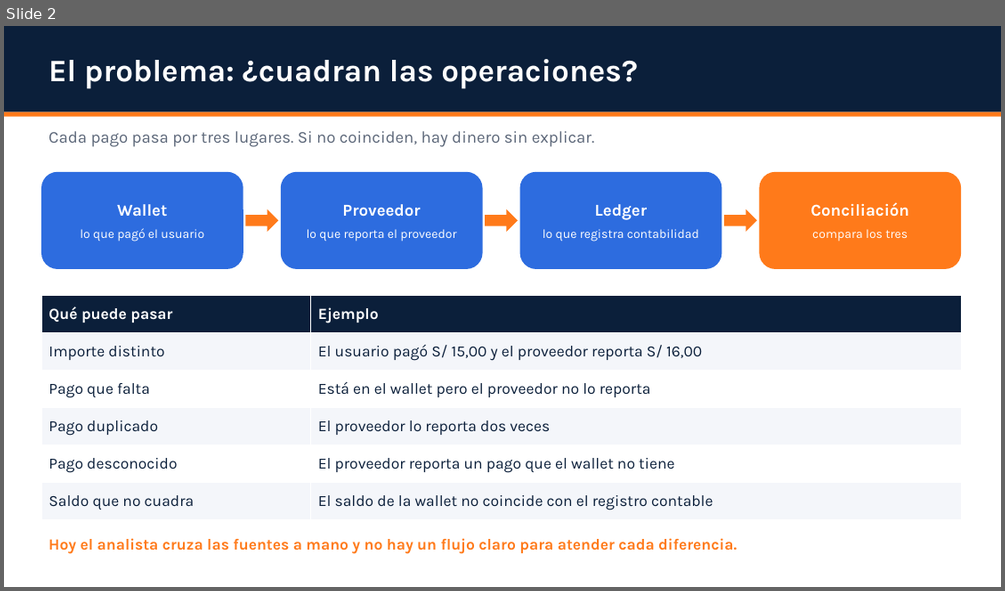
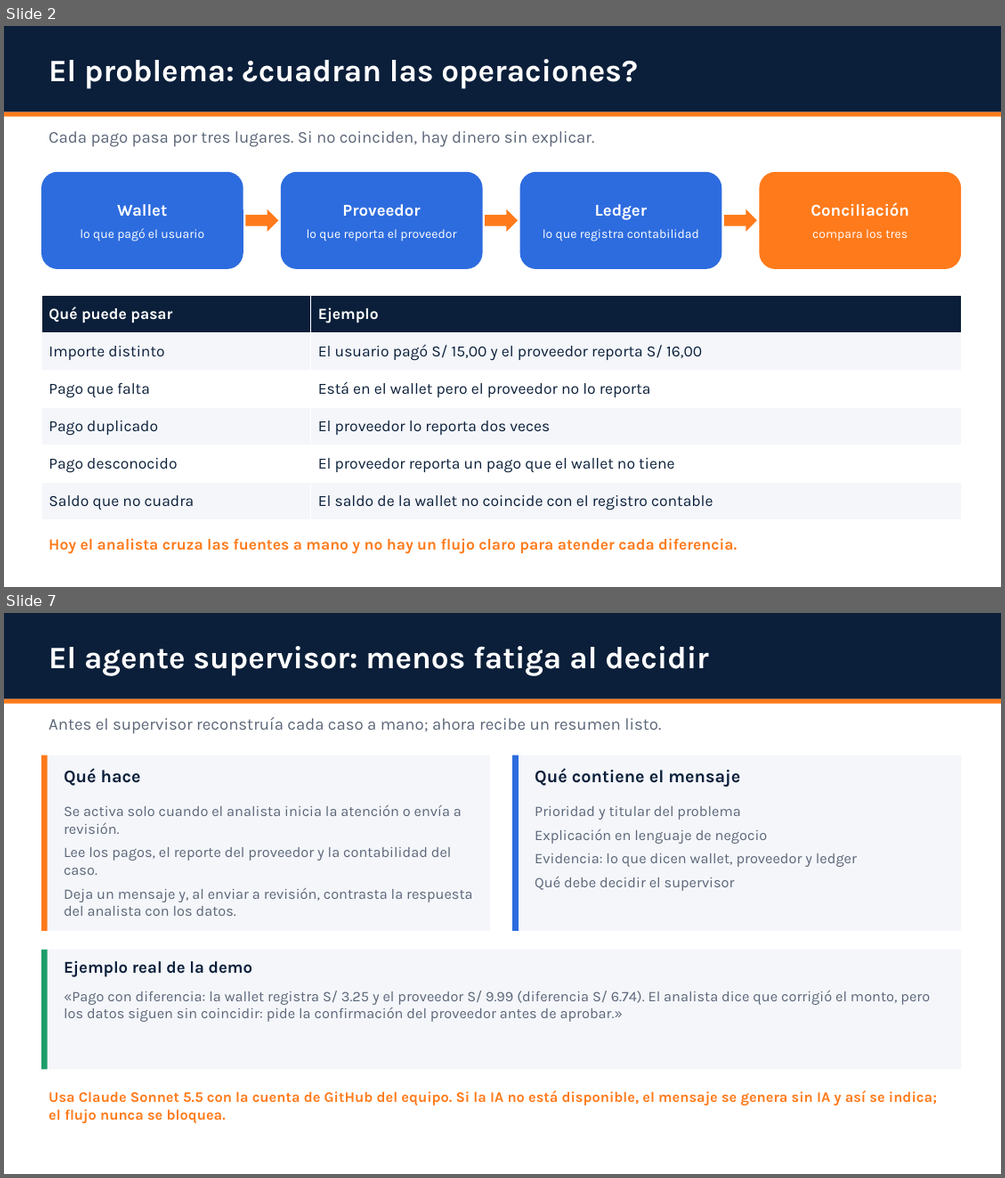
Before and after one commit to user-bcp-studentntt28/ai-labs, a slide deck: docs/Conciliacion-Presentacion.pptx. Shown one above the other, each under a label of ours: slide 2 before the commit, slides 2 and 7 after it; the slides between them are not shown. The pictures are 1005x591 and 1005x1178 pixels, drawn with LibreOffice and Linux fonts; fonts in the diff are those of the drawing. Boxes give left, top, right and bottom in pixels: in the first picture for what was removed or moved away, otherwise in the second. Text is boxed around its words. In the diff, an @@ line names an element or a change of style, - is before the commit and + after.

```diff
--- a/docs/Conciliacion-Presentacion.pptx
+++ b/docs/Conciliacion-Presentacion.pptx
@@ slide 7 added at (4, 613, 1001, 1174), background #FFFFFF @@
@@ rectangle added at (4, 613, 1001, 699), fill #0B1F3A @@
@@ text added at (48, 646, 709, 676), 30 pt, text #FFFFFF, bold @@
+El agente supervisor: menos fatiga al decidir
@@ rectangle added at (4, 699, 1001, 704), fill #FF7A1A @@
@@ text added at (48, 717, 661, 734), 16 pt, text #5B6678 @@
+Antes el supervisor reconstruía cada caso a mano; ahora recibe un resumen listo.
@@ rectangle added at (41, 755, 490, 931), fill #F4F6FA @@
@@ rectangle added at (41, 755, 48, 931), fill #FF7A1A @@
@@ text added at (64, 768, 141, 786), 17 pt, text #0B1F3A, bold @@
+Qué hace
@@ rectangle added at (512, 755, 961, 931), fill #F4F6FA @@
@@ rectangle added at (512, 755, 518, 931), fill #2D6CDF @@
@@ text added at (534, 768, 740, 787), 17 pt, text #0B1F3A, bold @@
+Qué contiene el mensaje
@@ text added at (64, 805, 472, 916), 14 pt, text #5B6678 @@
+Se activa solo cuando el analista inicia la atención o envía a revisión.
+Lee los pagos, el reporte del proveedor y la contabilidad del caso.
+Deja un mensaje y, al enviar a revisión, contrasta la respuesta del analista con los datos.
@@ text added at (534, 806, 857, 891), 14 pt, text #5B6678 @@
+Prioridad y titular del problema
+Explicación en lenguaje de negocio
+Evidencia: lo que dicen wallet, proveedor y ledger
+Qué debe decidir el supervisor
@@ rectangle added at (41, 949, 961, 1070), fill #F4F6FA @@
@@ rectangle added at (41, 949, 48, 1070), fill #1E9E6A @@
@@ text added at (64, 961, 252, 977), 16 pt, text #0B1F3A, bold @@
+Ejemplo real de la demo
@@ text added at (64, 989, 930, 1022), 14 pt, text #5B6678 @@
+«Pago con diferencia: la wallet registra S/ 3.25 y el proveedor S/ 9.99 (diferencia S/ 6.74). El analista dice que corrigió el monto, pero los datos siguen sin coincidir: pide la confirmación del proveedor antes de aprobar.»
@@ text added at (48, 1090, 937, 1123), 14 pt, text #FF7A1A, bold @@
+Usa Claude Sonnet 5.5 con la cuenta de GitHub del equipo. Si la IA no está disponible, el mensaje se genera sin IA y así se indica; el flujo nunca se bloquea.
```
Also in this commit, not shown: 7 slides changed, 53 other files.
